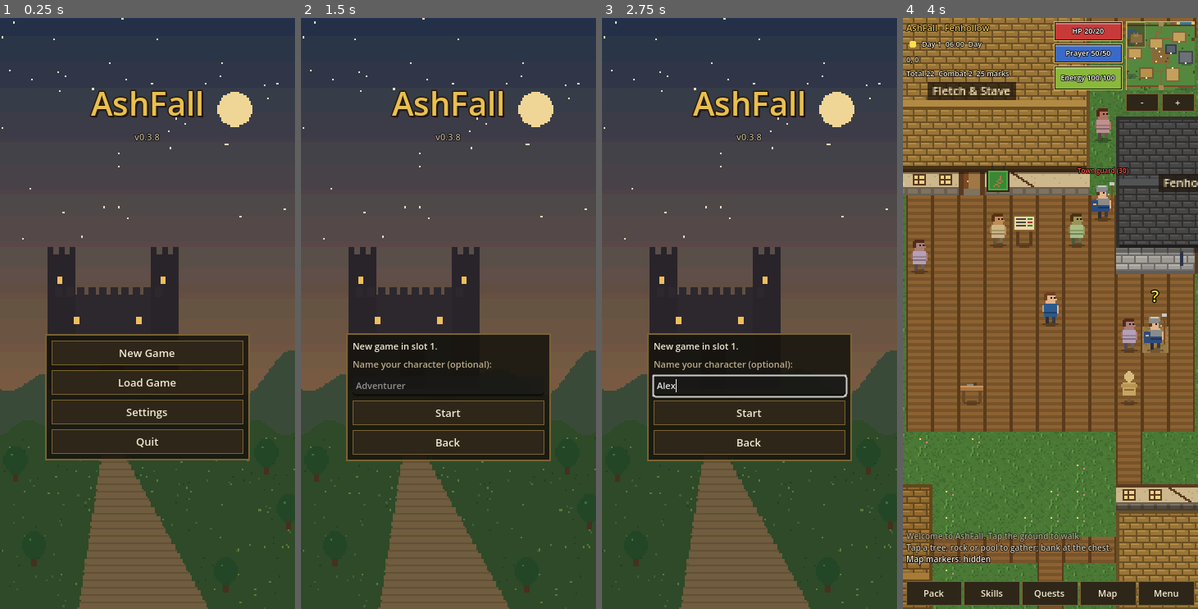
Above: before the commit, frames 1-4 (left to right).
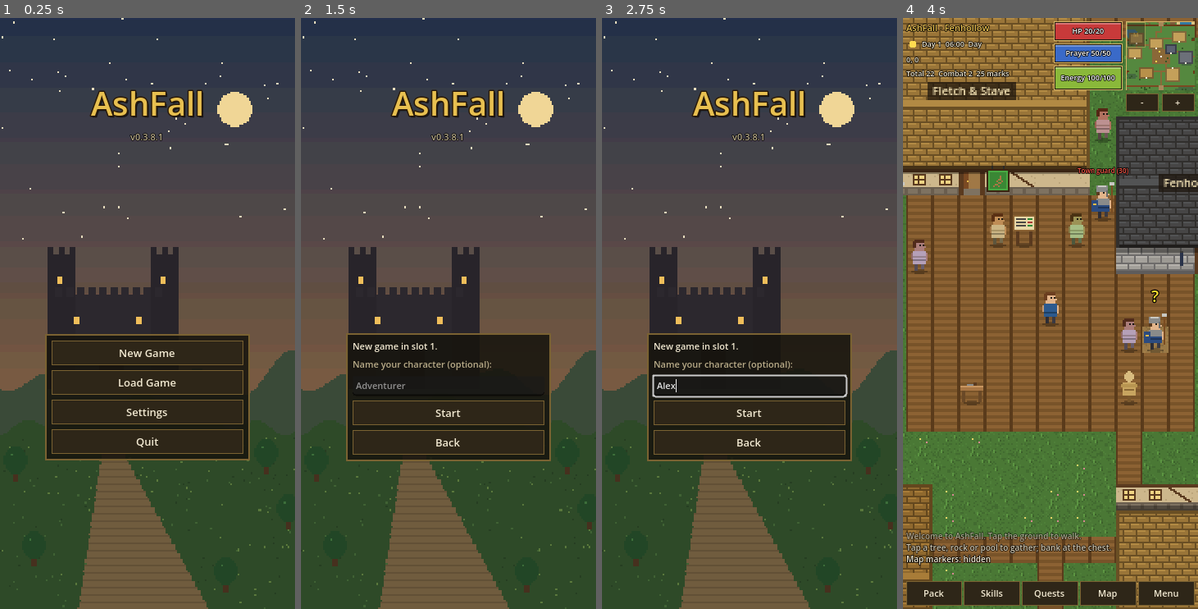
Above: after the commit, the same moments.

Repository: hudsonpulak-commits/Project-Ashfall
Game: Godot game, scene res://scenes/main_menu.tscn
The game is run twice, just before and just after one commit, with the same random seed, the same clock (stepped at 60 frames per second) and the same inputs.
Inputs (mouse positions are in pixels of both pictures, inside the frame that each line leads up to):
- Up to frame 1 (0.25 s): no input
- Up to frame 2 (1.5 s): click "New Game" at 0.5 s; click "Slot 1 - empty" at 1.25 s
- Up to frame 3 (2.75 s): click (749, 384) at 2.02 s; type "Alex" at 2.1 s
- Up to frame 4 (4 s): click "Start" at 2.75 s; click "M" at 3.5 s

The runs differ from the first frame. In frame 1, 0.1% of the frame differs, in the area x 43-55%, y 19-21%; in frame 2, 0.1%; in frame 3, 0.1%; in frame 4, nothing differs.

Commit message:
0.3.8.1 (overlay of AshFall - ashfall-0.3.8.1-patch.zip)

Diff:
--- a/project.godot
+++ b/project.godot
@@ -7,7 +7,7 @@
 
 config/name="Ashfen"
 config/description="Original top-down tile skilling RPG with a living, AI-driven world."
-config/version="0.3.8"
+config/version="0.3.8.1"
 run/main_scene="res://scenes/main_menu.tscn"
 config/features=PackedStringArray("4.7", "GL Compatibility")
 config/icon="res://icon.png"
--- a/src/main.gd
+++ b/src/main.gd
@@ -213,7 +213,7 @@
 	if data.has("player"):
 		player.from_save(data["player"])
 	else:
-		player.place_at(world.gen.town_spawn())
+		player.place_at(world.gen.town_spawn("fenhollow"))   # 0.3.8.1 new characters start in Fenhollow by Kell, never the capital
 		player.give_starter_kit()
 		player.hp = player.max_hp()   # a new character starts at full HP (was the old 11 default)
 	world.entity_layer.add_child(player)
--- a/src/tests/patch038_tests.gd
+++ b/src/tests/patch038_tests.gd
@@ -27,6 +27,10 @@
 	print("  -- 0.3.8 Highfen / roads / house / shop / slime")
 	var gen: WorldGen = world.gen
 	var cap := gen.capital
+	# 0.3.8.1 new characters start in Fenhollow's plaza next to Kell, not Highfen
+	var ns := gen.town_spawn("fenhollow")
+	var kell = world.find_nearest_object(ns, ["quest_giver"], 8)
+	check(gen.place_at(ns, 8) == "fenhollow" and kell != null and not world.is_blocked(ns), "0.3.8.1 new character spawns in Fenhollow near Kell (%s, kell %s)" % [ns, kell.pos if kell else null])
 	var hc: Vector2i = gen.town_center(cap) if cap != "" else Vector2i.ZERO
 	check(cap == "highfen" and (hc - gen.continent_center).length() <= 2, "Highfen is the capital at the continent centre (%s)" % hc)
 	# circle + moat + gates
--- a/tools/qa_bot/qa_driver.gd
+++ b/tools/qa_bot/qa_driver.gd
@@ -2332,6 +2332,10 @@
 	var res := {}
 	var cap := g.capital
 	var hc := g.town_center(cap)
+	# 0.3.8.1 a new character starts in Fenhollow's plaza by Kell
+	var k0 = w.find_nearest_object(p.tile, ["quest_giver"], 10)
+	res["start"] = {"tile": [p.tile.x, p.tile.y], "town": g.place_at(p.tile, 8), "kell": k0 != null}
+	await _snap("new_game_kell")
 	# roads: every town reaches Highfen (walkable road + a real path from the road end through the gate)
 	var reach := {}
 	for tid in g.town_order:
Not shown, changed: export_presets.cfg
Not shown, added: docs/changes/CHANGES_0.3.8.1.md
Not shown, changed: tools/qa_bot/analyze.py
